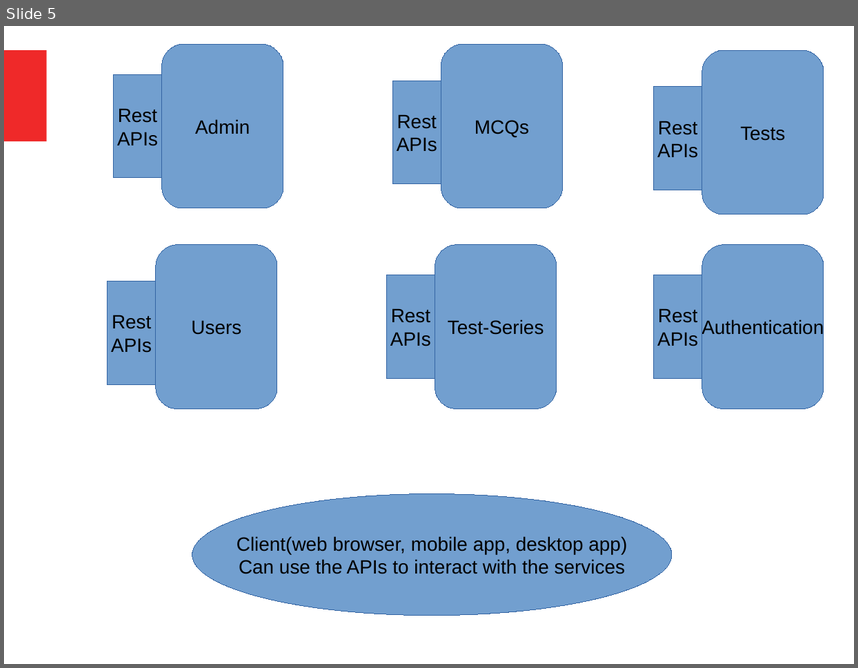
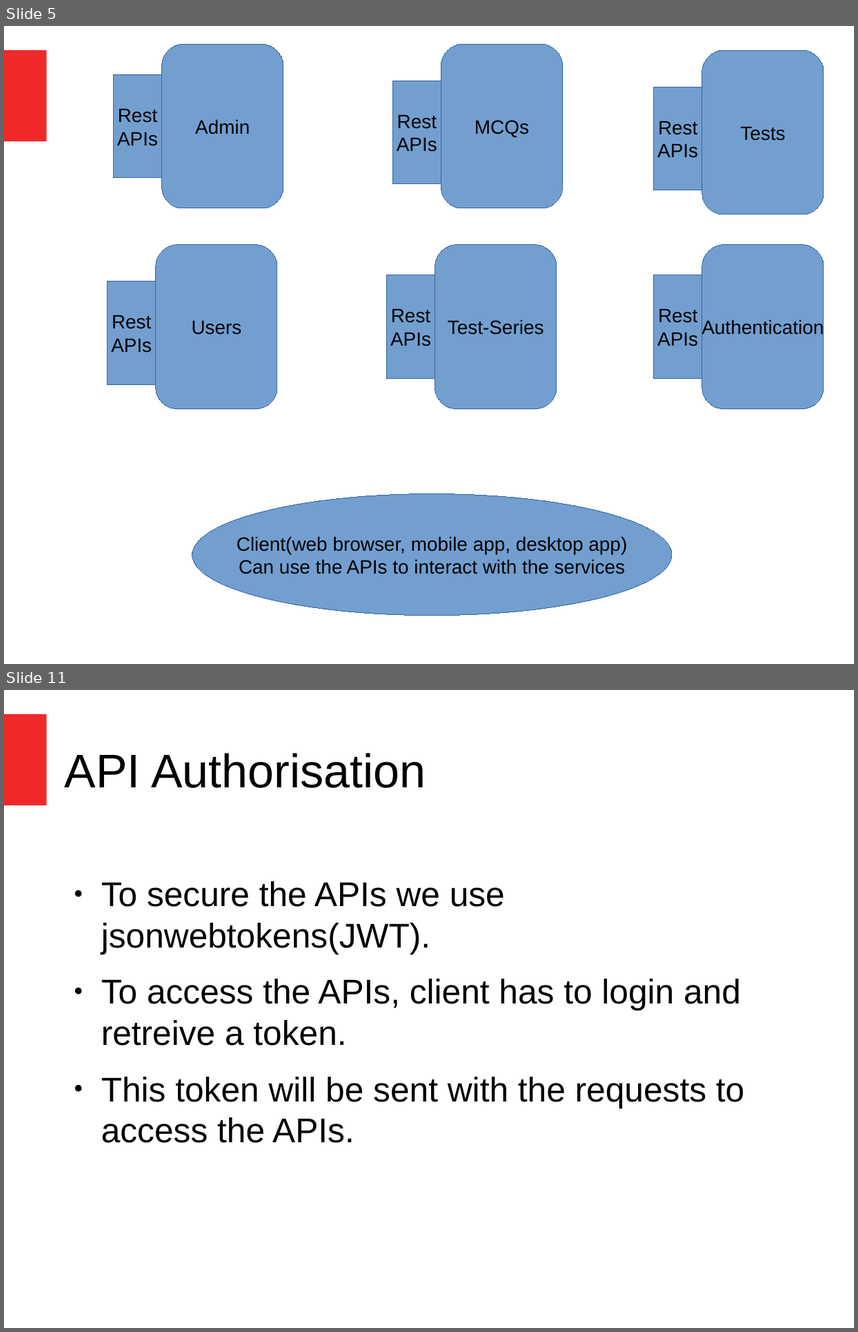
Before and after one commit to srtkRWT/OJ, a slide deck: OJ_presentation.pptx. Shown one above the other, each under a label of ours: slide 5 before the commit, slides 5 and 11 after it; the slides between them are not shown. The pictures are 858x668 and 858x1332 pixels, drawn with LibreOffice and Linux fonts; fonts in the diff are those of the drawing. Boxes give left, top, right and bottom in pixels: in the first picture for what was removed or moved away, otherwise in the second. Text is boxed around its words. In the diff, an @@ line names an element or a change of style, - is before the commit and + after.

```diff
--- a/OJ_presentation.pptx
+++ b/OJ_presentation.pptx
@@ slide 11 added at [4, 690, 854, 1328], background #FFFFFF; not listed: 1 template element that a slide beside it also shows @@
@@ text added at [65, 753, 426, 788], 44 pt, text #000000 @@
+API Authorisation
@@ text added at [101, 881, 744, 1143], 32 pt, text #000000 @@
+● To secure the APIs we use jsonwebtokens(JWT).
+● To access the APIs, client has to login and retreive a token.
+● This token will be sent with the requests to access the APIs.
```
Also in this commit, not shown: 4 slides changed, 1 other slide added.
